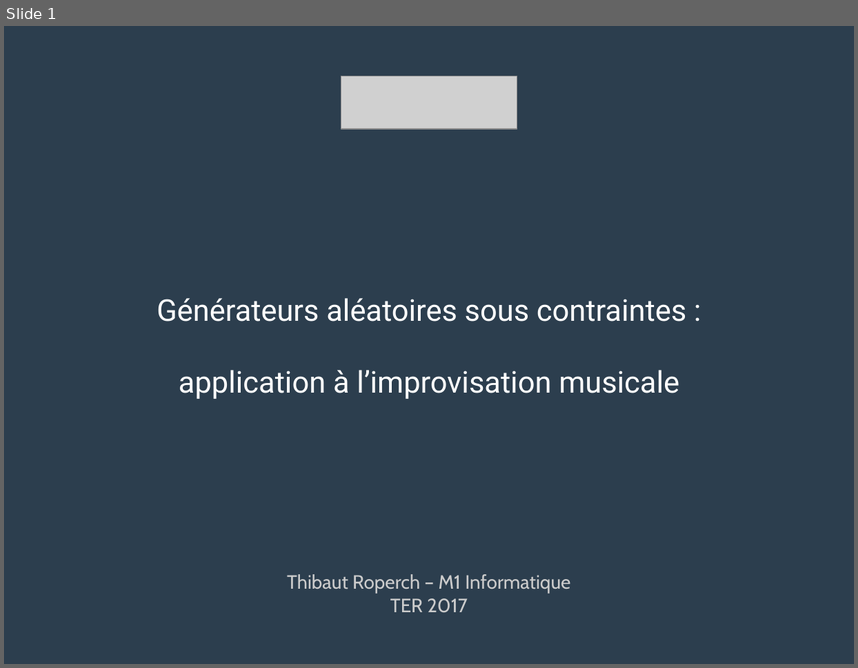
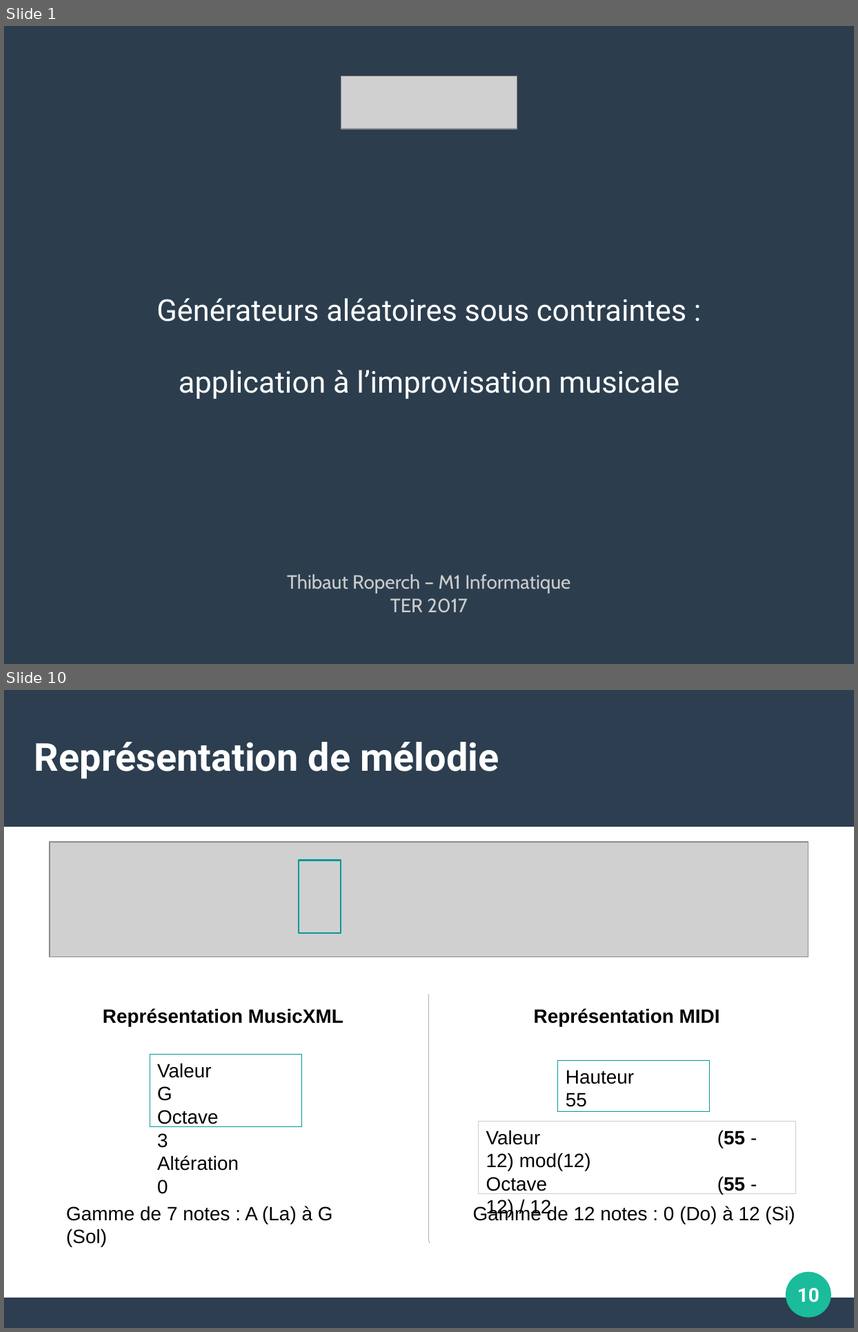
Before and after one commit to ThibautRoperch/ImproMusicale, a slide deck: Soutenance - Diapo.odp. Shown one above the other, each under a label of ours: slide 1 before the commit, slides 1 and 10 after it; the slides between them are not shown. The pictures are 858x668 and 858x1332 pixels, drawn with LibreOffice and Linux fonts; fonts in the diff are those of the drawing; grey boxes stand for pictures. Boxes give left, top, right and bottom in pixels: in the first picture for what was removed or moved away, otherwise in the second. Text is boxed around its words. In the diff, an @@ line names an element or a change of style, - is before the commit and + after.

```diff
--- a/Soutenance - Diapo.odp
+++ b/Soutenance - Diapo.odp
@@ slide 10 added at [4, 690, 854, 1328], background #FFFFFF; not listed: 2 template elements that a slide beside it also shows @@
@@ title added at [34, 742, 499, 779], 36 pt, text #FFFFFF, bold @@
+Représentation de mélodie
@@ picture added at [50, 842, 809, 957] @@
@@ rectangle added at [299, 860, 341, 932], outline #009999 1.5 pt @@
@@ line added from (429, 994) to (429, 1243), #B2B2B2 0 pt @@
@@ text added at [103, 1008, 343, 1026], 18 pt, text #000000, bold @@
+Représentation MusicXML
@@ text added at [534, 1008, 720, 1026], 18 pt, text #000000, bold @@
+Représentation MIDI
@@ rectangle added at [150, 1054, 302, 1127], outline #009999 0 pt, 18 pt, text #000000 @@
+Valeur G
+Octave 3
+Altération 0
@@ rectangle added at [559, 1061, 711, 1111], outline #009999 0 pt, 18 pt, text #000000 @@
+Hauteur 55
@@ rectangle added at [479, 1121, 796, 1194], outline #CCCCCC 0 pt, 18 pt, text #000000 @@
+Valeur (55 - 12) mod(12)
+Octave (55 - 12) / 12
@@ text added at [66, 1205, 333, 1247], 18 pt, text #000000 @@
+Gamme de 7 notes : A (La) à G (Sol)
@@ text added at [547, 1205, 795, 1223], 18 pt, text #000000 @@
+Gamme de 12 notes : 0 (Do) à 12 (Si)
@@ ellipse added at [786, 1272, 832, 1317], fill #1ABC9C @@
@@ page number added at [797, 1288, 820, 1302], 18 pt, text #FFFFFF, bold @@
+10
```
Also in this commit, not shown: 8 slides changed, 13 other slides added, 3 slides removed, 8 other files.
